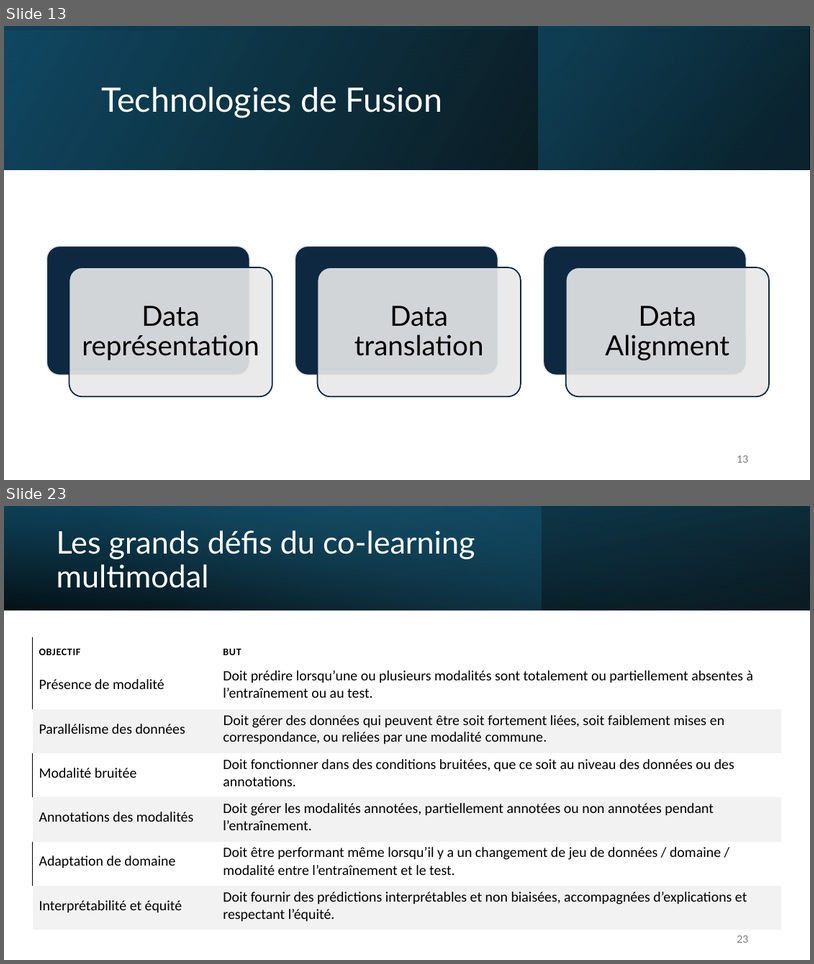
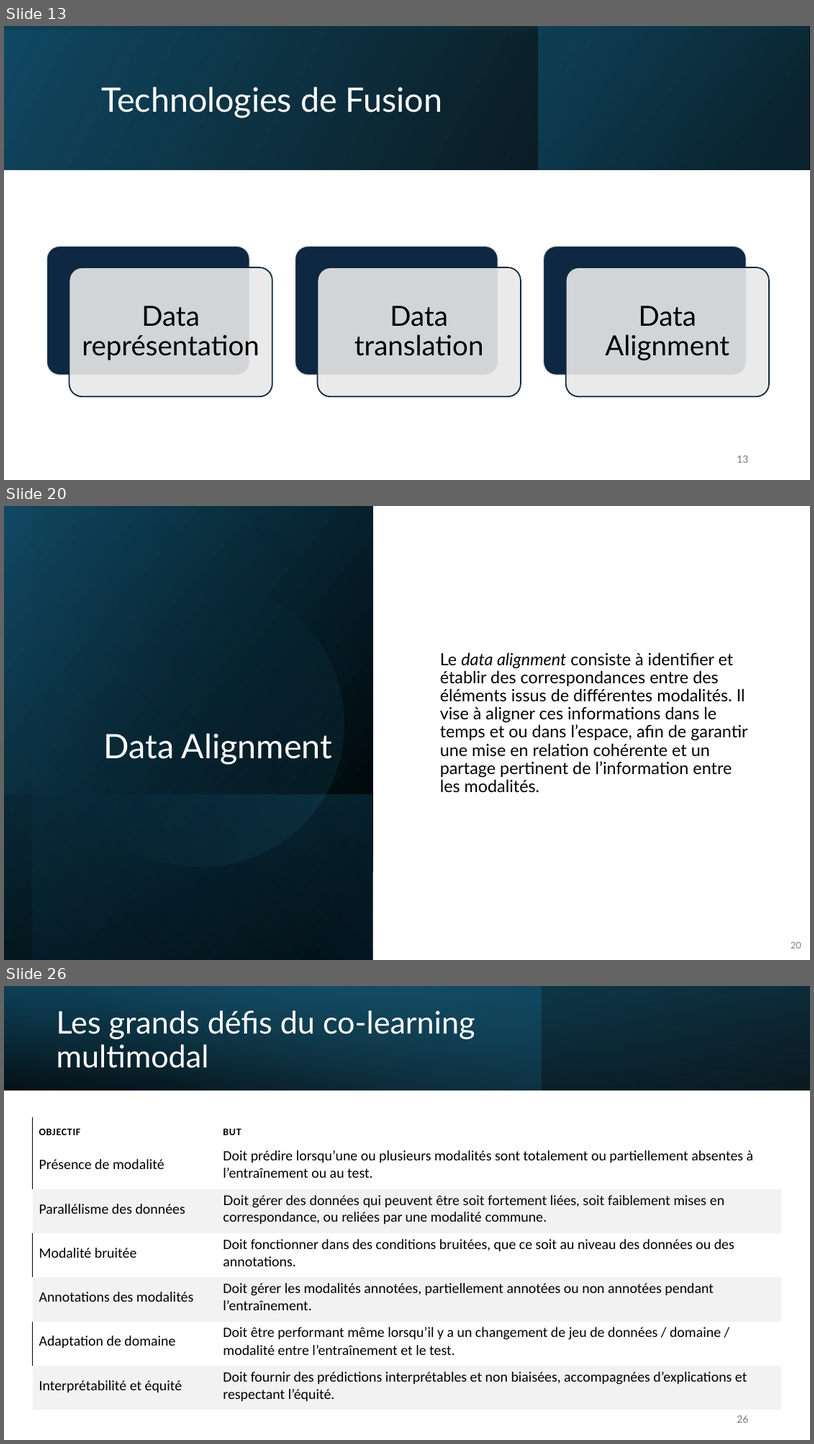
Before and after one commit to IzowRM/Stage-Cetic, a slide deck: Doc Slide/Presentation_du_27_01.pptx. Shown one above the other, each under a label of ours: slides 13 and 23 before the commit, slides 13, 20 and 26 after it; the slides between them are not shown. The pictures are 814x964 and 814x1444 pixels, drawn with LibreOffice and Linux fonts; fonts in the diff are those of the drawing. Boxes give left, top, right and bottom in pixels: in the first picture for what was removed or moved away, otherwise in the second. Text is boxed around its words. In the diff, an @@ line names an element or a change of style, - is before the commit and + after.

```diff
--- a/Doc Slide/Presentation_du_27_01.pptx
+++ b/Doc Slide/Presentation_du_27_01.pptx
@@ slide 20 added at <box>4,506,810,960</box>, background #FFFFFF @@
@@ rectangle added at <box>4,506,373,960</box>, fill gradient #000000 to #104862 @@
@@ rectangle added at <box>33,506,373,960</box>, fill gradient #000000 to #156082 @@
@@ ellipse added at <box>33,555,370,892</box>, fill gradient #156082 to #46B1E1 @@
@@ text added at <box>440,652,748,793</box>, 20 pt, text #000000 @@
+Le data alignment consiste à identifier et établir des correspondances entre des éléments issus de différentes modalités. Il vise à aligner ces informations dans le temps et ou dans l’espace, afin de garantir une mise en relation cohérente et un partage pertinent de l’information entre les modalités.
@@ title added at <box>104,733,332,764</box>, 40 pt, text #FFFFFF @@
+Data Alignment
@@ rectangle added at <box>4,794,373,960</box>, fill gradient #156082 to #000000 @@
@@ page number added at <box>791,942,802,948</box>, 11 pt, text #808080 @@
+20
@@ what was slide 23 is now slide 26 @@
@@ page number at <box>737,1415,748,1422</box>: text changed @@
-23
+26
```
Also in this commit, not shown: 10 slides changed, 7 other slides added, 6 slides removed, 3 other files.
